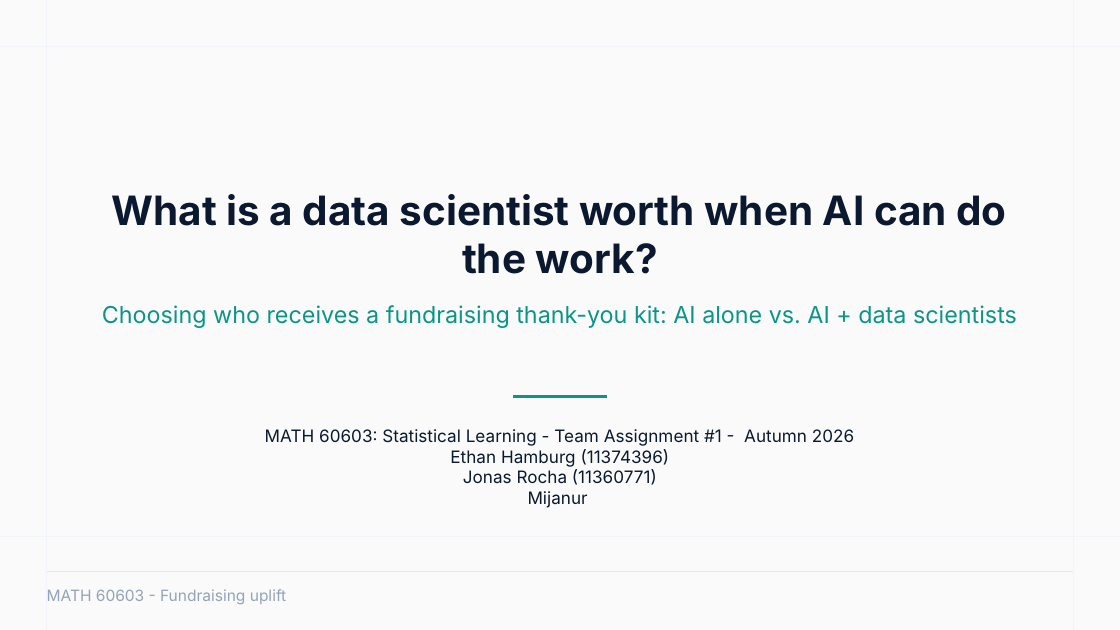
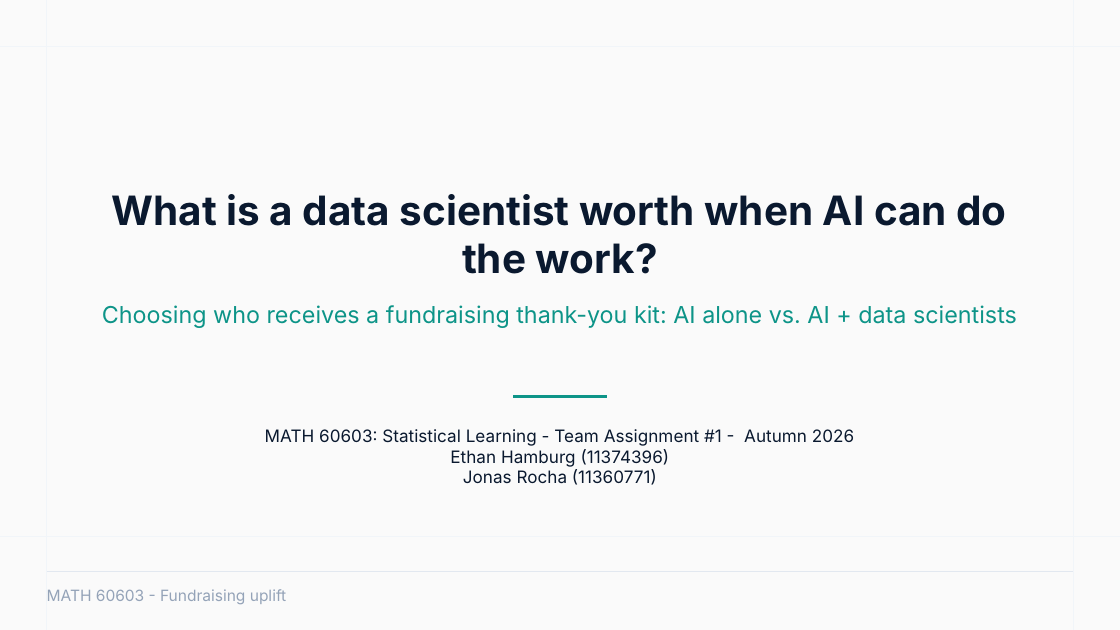
Before and after one commit to JonasRocha189/statistical-learning-project-group, a slide deck: slide 1 of MATH 60603 Statistical Learning - revised.pptx. Drawn at 1120x630 pixels with LibreOffice and Linux fonts; fonts in the diff are those of the drawing. Boxes give left, top, right and bottom in pixels: in the first picture for what was removed or moved away, otherwise in the second. Text is boxed around its words. In the diff, an @@ line names an element or a change of style, - is before the commit and + after.

```diff
--- a/MATH 60603 Statistical Learning - revised.pptx
+++ b/MATH 60603 Statistical Learning - revised.pptx
@@ text at (x1=528, y1=491, x2=588, y2=508): paragraph removed @@
-Mijanur
```
Also in this commit, not shown: 10 other slides changed, 4 other files.
